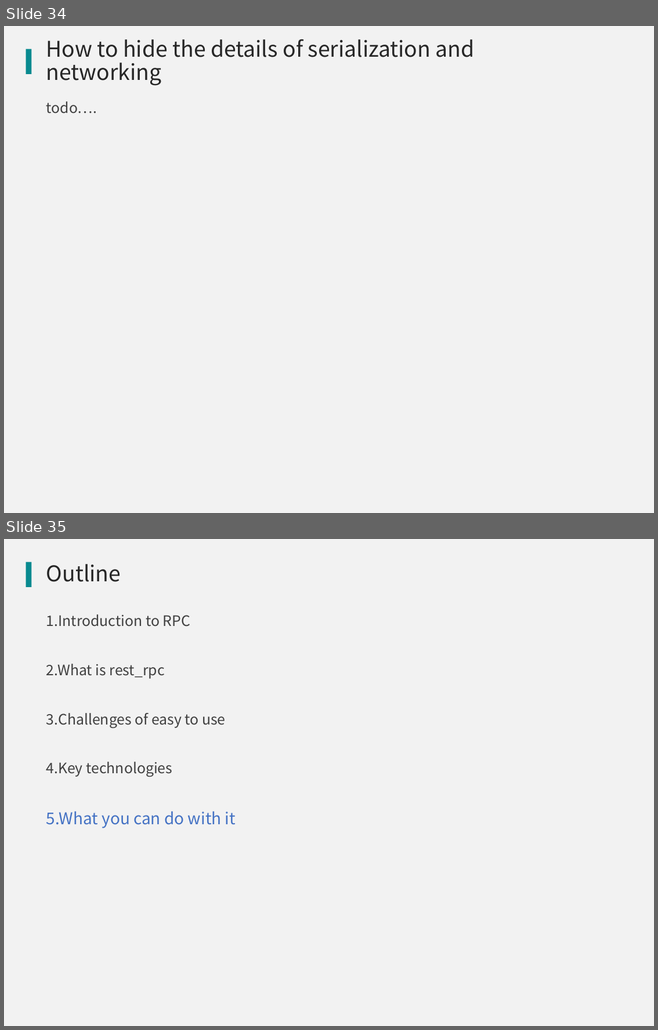
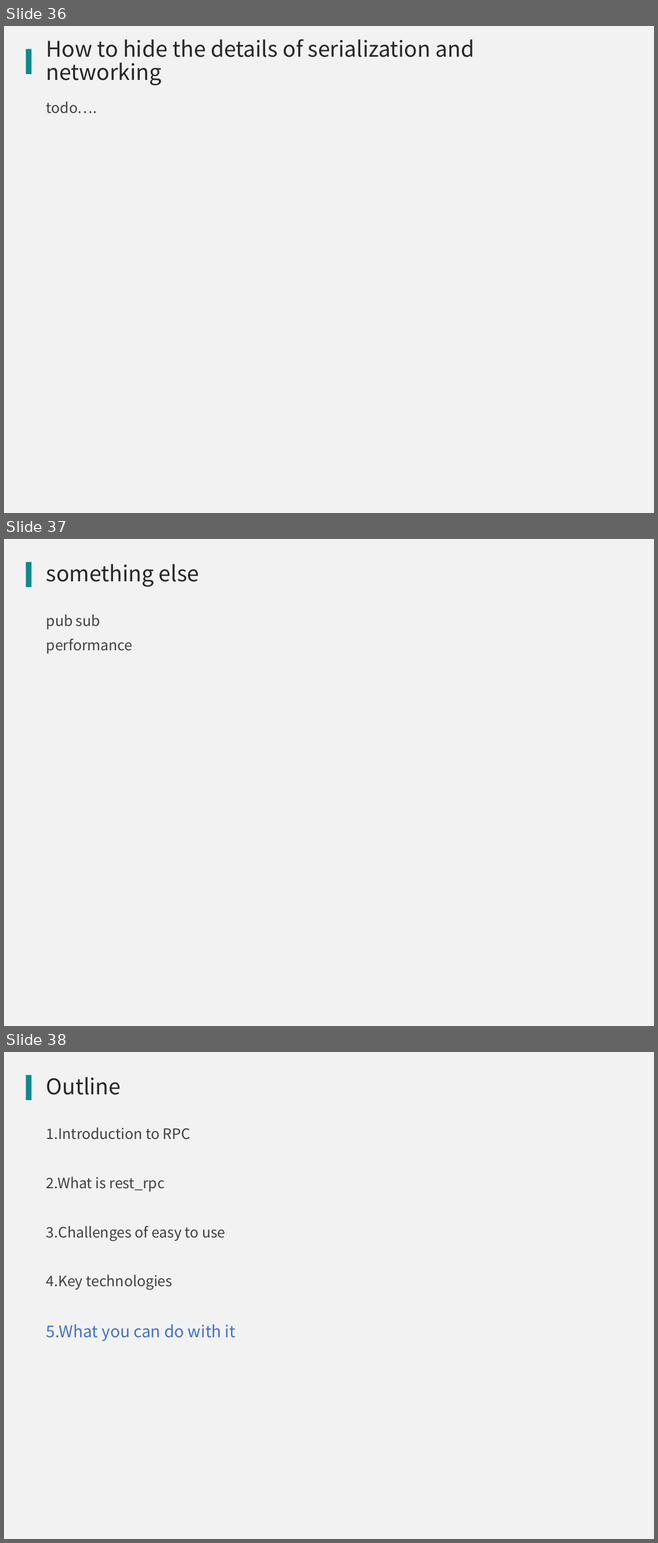
Before and after one commit to qicosmos/cppnow2017-ppt, a slide deck: An easy to use RPC framework implemented by c++11 and c++14.pptx. Shown one above the other, each under a label of ours: slides 34 and 35 before the commit, slides 36, 37 and 38 after it. The pictures are 658x1030 and 658x1543 pixels, drawn with LibreOffice and Linux fonts; fonts in the diff are those of the drawing; background and template pictures are left out. Boxes give left, top, right and bottom in pixels: in the first picture for what was removed or moved away, otherwise in the second. Text is boxed around its words. In the diff, an @@ line names an element or a change of style, - is before the commit and + after.

```diff
--- a/An easy to use RPC framework implemented by c++11 and c++14.pptx
+++ b/An easy to use RPC framework implemented by c++11 and c++14.pptx
@@ slide 37 added at (4,539,654,1026), background #F2F2F2; not listed: 1 template element that a slide beside it also shows @@
@@ title added at (46,564,199,587), 24 pt, text #262626 @@
+something else
@@ text added at (46,614,133,654), 16 pt, text #404040 @@
+pub sub
+performance
@@ what was slide 34 is now slide 36 @@
@@ what was slide 35 is now slide 38 @@
```
Also in this commit, not shown: 5 slides changed, 2 other slides added.
